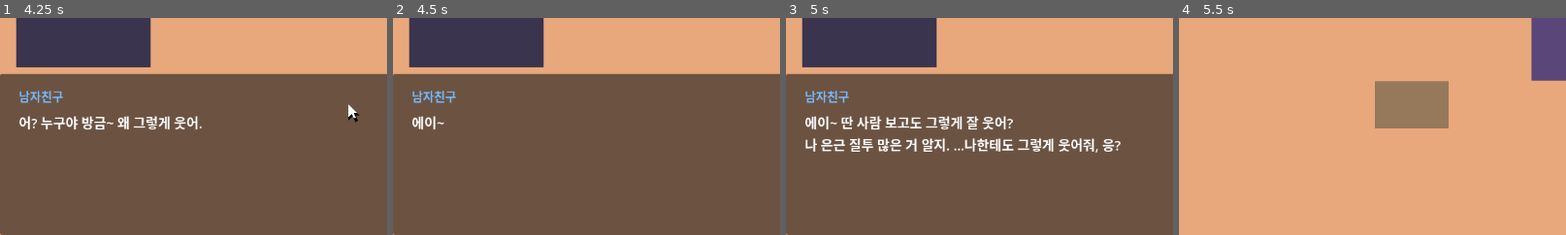
Above: before the commit, frames 1-4 (left to right).
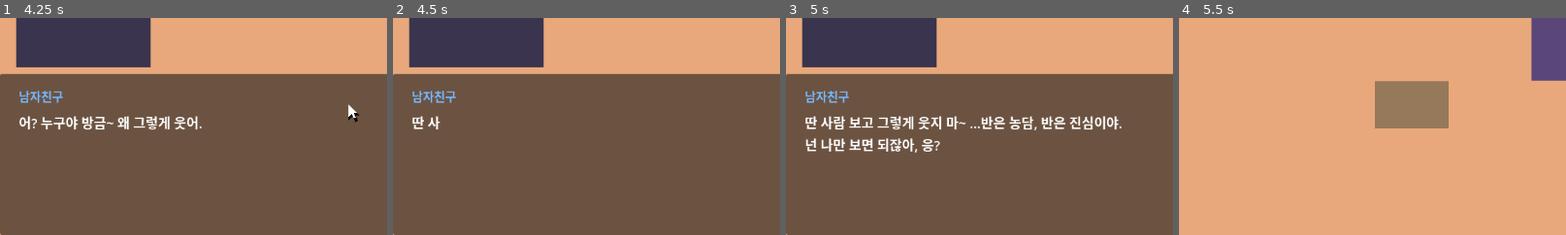
Above: after the commit, the same moments.

Repository: yellyB/game-65percnt
Game: Godot game, scene res://scenes/Main.tscn
Two runs of this game, one before a commit and one after it. Both use one fixed random seed, a clock stepped at 60 frames per second and the inputs below.
Inputs (mouse positions are % of the whole screen's width and height, from its top left):
- Up to frame 1 (4.25 s): click "▶ 처음부터 시작" at 0.5 s; tap Enter (ui_accept) at 1.25, 1.52, 2, 2.27, 3.5, 3.77 s; move the mouse to (72, 45) at 1.27 s; tap Space at 1.35 s; click (72, 45) at 1.42 s; move the mouse to (30, 55) at 2.02 s; tap 0 at 2.1 s; click (30, 55) at 2.17 s; move the mouse to (60, 28) at 2.77 s; tap 9 at 2.85 s; click (60, 28) at 2.92 s; move the mouse to (45, 70) at 3.52 s; tap Backspace at 3.6 s; click (45, 70) at 3.67 s
- Up to frame 2 (4.5 s): tap Enter (ui_accept) at 4.25 s; move the mouse to (80, 65) at 4.27 s; tap Keypad Enter at 4.35 s; click (80, 65) at 4.42 s
- Up to frame 3 (5 s): tap Enter (ui_accept) at 4.52 s
- Up to frame 4 (5.5 s): tap Enter (ui_accept) at 5, 5.27 s; move the mouse to (20, 35) at 5.02 s; tap Space at 5.1 s; click (20, 35) at 5.17 s
The pictures show only the part of the screen within x 0-50%, y 50-100%; the shares and areas given below are measured in that part.

Frame 1 is identical in both runs. In frame 2, 0.3% of the frame differs, in the area x 5-14%, y 45-52%; in frame 3, 5.4%, in the area x 5-87%, y 45-63%; in frame 4, nothing differs.

Commit message:
통제기질을 적정선으로 복원: 양념+식는 원인 하나로 (주제화는 아님)
- 프롤로그 '넌 나만 봐' 질투 씨앗 복원(다정한 결)
- 챕터1 조건부 선호('원래 네가 더 좋아')·미화 독백 복원
- 챕터3 시뮬 '넌 내 거'/집착 드라마 복원, 급발진에 프롤로그 씨앗 회수
- res 독백 '그 마음이 버거울 만큼'으로 식는 원인 암시
- CHARACTERS.md: 소유욕=곁가지 질감(주제 아님) 원칙 명시, 톤 do/don't 갱신

Co-Authored-By: Claude Opus 4.8 <noreply@anthropic.com>

Diff:
--- a/godot/text/ko.gd
+++ b/godot/text/ko.gd
@@ -80,8 +80,8 @@
 	"pr_narr_wave": "그때 저쪽에서 아는 오빠가 손을 흔들었고, 나도 반갑게 웃어 보였다.",
 	"pr_hero_who": "어? 누구야 방금~ 왜 그렇게 웃어.",
 	"pr_heroine_who": "어? 그냥 아는 오빠야, 왜~",
-	"pr_hero_mine": "에이~ 딴 사람 보고도 그렇게 잘 웃어?\n나 은근 질투 많은 거 알지. …나한테도 그렇게 웃어줘, 응?",
-	"pr_mono_romantic": "괜히 삐진 척하는 얼굴이 어찌나 귀여운지.\n이런 사소한 투정까지도, 그냥 다 좋았다.",
+	"pr_hero_mine": "딴 사람 보고 그렇게 웃지 마~ …반은 농담, 반은 진심이야.\n넌 나만 보면 되잖아, 응?",
+	"pr_mono_romantic": "가끔 이런 게 조금 과한가 싶다가도—\n그만큼 날 좋아해서겠지, 하고 나는 웃어넘겼다.",
 	# 축제 둘러보기 출구 (부스 골목으로)
 	"ex_fest_booths_name": "오락 부스 골목",
 	"ex_fest_booths_lines": ["안쪽 골목에 오락 부스들이 늘어서 있다.", "슬슬, 놀아볼까?"],
@@ -190,14 +190,14 @@
 	"t1_hero_date2": "근데 이거 은근 재밌다. 새로운 너를 알아가는 느낌?",
 	"t1_mono_date": "그 말이 이상하게 오래 남았다.\n…새로운 나라도, 좋아해 주는구나.",
 	"t1_date_fun": "낯설던 몸에도 곧 익숙해졌다. 손을 잡고 걷는 건, 여전히 좋았다.",
-	"t1_hero_publiceye": "근데 좀 신기하다, 너 그 모습이니까.\n나도 아직 적응이 안 돼서 자꾸 쳐다보게 돼. …빨리 익숙해져야지, 나도.",
+	"t1_hero_publiceye": "근데 너 그 모습으로 다니니까, 딴 사람들이 자꾸 쳐다보네.\n…솔직히 좀 별로다. 빨리 원래 너로 돌아왔으면 좋겠어.",
 	"t1_mono_crackle": "그이는 이런 것까지 신경 써준다.\n역시, 날 이만큼 아끼니까 그렇겠지.",
 	"t1_phone_intro": "문득 휴대폰을 확인하려는데— 잠금 패턴이 바뀌어 있었다.\n나는 바꾼 적이 없는데.",
 	"t1_phone_reveal": ["얼룩을 따라 패턴을 그리자, 잠금이 풀렸다.", "메시지함이— 누군가 열어보고 지운 흔적으로 가득했다.", "그가 늘, 내 폰을 들여다보고 있었던 거다.", "…근데 왜, 화가 나기는커녕 안심이 될까."],
 	"t1_phone_giveup": ["…패턴이 도무지 기억나지 않는다. 그냥 주머니에 넣었다."],
 	"t1_night": "하지만 밤이 깊어지자 분위기가 달라졌다.\n관계를 가지려는데— 포지션을 어떻게 해야 할지 고민하던 중, 남자친구가 머뭇거렸다.",
-	"t1_hero_original": "솔직히… 아직은 좀 어색해. 익숙한 모습이 아니니까.\n근데 뭐, 그래도 너잖아. 시간 지나면 괜찮아지겠지.",
-	"t1_mono_understand": "조금 서운했지만, 솔직하게 말해주는 게 오히려 고마웠다.\n우린 이런 것도 편하게 얘기할 수 있으니까.",
+	"t1_hero_original": "솔직히… 난 네 원래 모습이 더 좋아.\n지금은 좀 낯설어서, 마음이 잘 안 가는 것도 사실이고.",
+	"t1_mono_understand": "조금 서운했다. 근데 취향인 걸 어쩌겠어.\n…이 정도쯤은, 사랑하니까 이해하기로 했다.",
 	"t1_debrief_hero": "아까 진짜 웃겼다, 너 남자 버전. 목소리 완전 어색하고.\n근데 이상하게, 그래도 너인 건 알겠더라.",
 	"t1_debrief_mono": "나도 웃겨서 한참 웃었다.\n뭐가 됐든 우리라는 게, 좀 신기하기도 했다.",
 	"t1_confused": "나는 어떻게 해야 할지 몰라 가만히 있었다.\n...뭐지, 이 어색함은.",
@@ -281,7 +281,7 @@
 	"ex_home_photo_lines": ["어느 사진에서든, 아빠는 딸 바로 옆에 꼭 붙어 있다.", "언제나 곁을 지켜준 사람. …좋은 아빠였겠지."],
 	"ex_home_exit_name": "거실로 나가기",
 	"ex_home_exit_lines": ["…이제 그만 나가자."],
-	"t3_hero_boundary": "아버지든 뭐든… 이런 설정 나도 당황스러워.\n근데 관계가 어떻든, 난 그냥 너랑 같이 있고 싶은 거라고.",
+	"t3_hero_boundary": "아버지든 뭐든 상관없어. …넌 내 거잖아.\n누가 뭐래도, 난 널 안 놓아.",
 	"t3_mono_still": "이 상황에서도 저렇게 날 원하는구나.\n안심이 되는데… 왜, 조금은 무서울까.",
 	"t3_arrest": "그 순간, 갑자기 체험 기구가 벗겨지고—\n경찰이 남자친구를 붙잡아갔다.",
 	"t3_trap": "알고 보니, 아동성범죄자를 잡아내기 위해 이런 장치를 쓴 것이었다.\n우리는 일부러 사랑을 느끼려 했을 뿐인데. 너무 억울했다.",
@@ -297,7 +297,7 @@
 	"ex_prison_exit_lines": ["...오늘은 여기까지."],
 	"t3_try": "그를 꺼내주려고 아주 많은 노력을 했다.\n하지만 아동성범죄는 형량이 세서, 쉽게 나오게 할 수 없었다.",
 	"t3_tired": "남자친구가 감옥에 갔으니 슬프긴 했다.\n하지만 결혼한 것도 아니고... 솔직히, 나는 점점 지쳐갔다.",
-	"t3_hero_jail_obsess": "여기 갇혀서 하루 종일 네 생각만 해.\n…자주 와줄 수 있어? 너까지 없으면, 나 진짜 못 버틸 것 같아.",
+	"t3_hero_jail_obsess": "여기서 매일 네 생각만 해. 자주 와줘, 응?\n…딴 데 신경 쓰지 말고. 너까지 없으면, 난 진짜 못 버텨.",
 	"t3_mono_crack": "자주 오겠다고 약속했다. 진심이었다.\n그런데— 3년이라는 시간은, 생각보다 훨씬 무거웠다.",
 	"t3_3years": "그렇게 3년쯤 흘렀을 때, 그는 희망이 거의 없다는 걸 깨닫고\n나를 조금씩 비난하기 시작했다.",
 	"t3_blame_narr": "물론 내가 잘못한 게 아니란 걸 그도 안다.\n그저 자기 상황이 너무 척박하니까, 누구라도 탓하고 싶은 거겠지.",
@@ -330,7 +330,7 @@
 	"ex_lot_talk_lines": ["...진정시켜야 해."],
 	"t3_restart": "난 널 아직 사랑해. 우리 진짜로 다시 시작하자.\n그동안 날 기다린 시간을, 내가 다 보상해줄게.",
 	"t3_waver": "나도 살짝 흔들렸다.\n죄책감도 있고, 짧았지만 그와 함께한 5개월이 무척 좋았으니까.",
-	"t3_hero_callback": "3년이야… 3년을 버텼는데. 다 어긋나 버렸잖아.\n우리, 대체 어디서부터 이렇게 된 거야!!",
+	"t3_hero_callback": "'넌 나만 보면 된다'고 했잖아. 처음부터, 쭉!\n3년을 버텼는데— 왜, 왜 다 이렇게 돼버린 거야!!",
 	"t3_burst": "내가 이렇게까지 하는데 대체 왜 고민하는 건데??!!\n이제 다 좋다고. 다시 시작하면 되잖아!!",
 	"t3_flee": "급발진하는 그가 무서웠다. 돌아서려는 순간—\n그가 내 손목을 와락 붙잡았다.",
 	"mg_shove_prompt": "💢 붙잡혔다! Space 연타로 뿌리쳐라!!",
@@ -344,7 +344,7 @@
 	"res_sys_end": "테스트가 종료되었습니다.",
 	"res_wake": "눈을 떠 보니, 우리는 축제의 천막 안에 있었다.\n둘 다 어안이 벙벙하고 실감이 안 나, 당황한 얼굴로 기계를 벗는다.",
 	"res_hero_wow": "와— 이거 진짜 실감났다. 어땠어? 우리, 완전 잘 맞지 않아?",
-	"res_mono_wake2": "세 번의 삶 내내, 그는 어떻게든 내 곁에 있으려 했다.\n……그런데 왜, 이렇게 아득하게 느껴질까.",
+	"res_mono_wake2": "세 번의 삶 내내, 그는 나를 원했다.\n……그 마음이 가끔은, 조금 버거울 만큼.",
 
 	# ═══ 엔딩 (진엔딩 하나) ═══
 	"end_true": ["화면엔 65라는 숫자가 떠 있고, 배경엔 빵빠레와 축포가 계속 터졌다.",
Not shown, changed: godot/CHARACTERS.md
